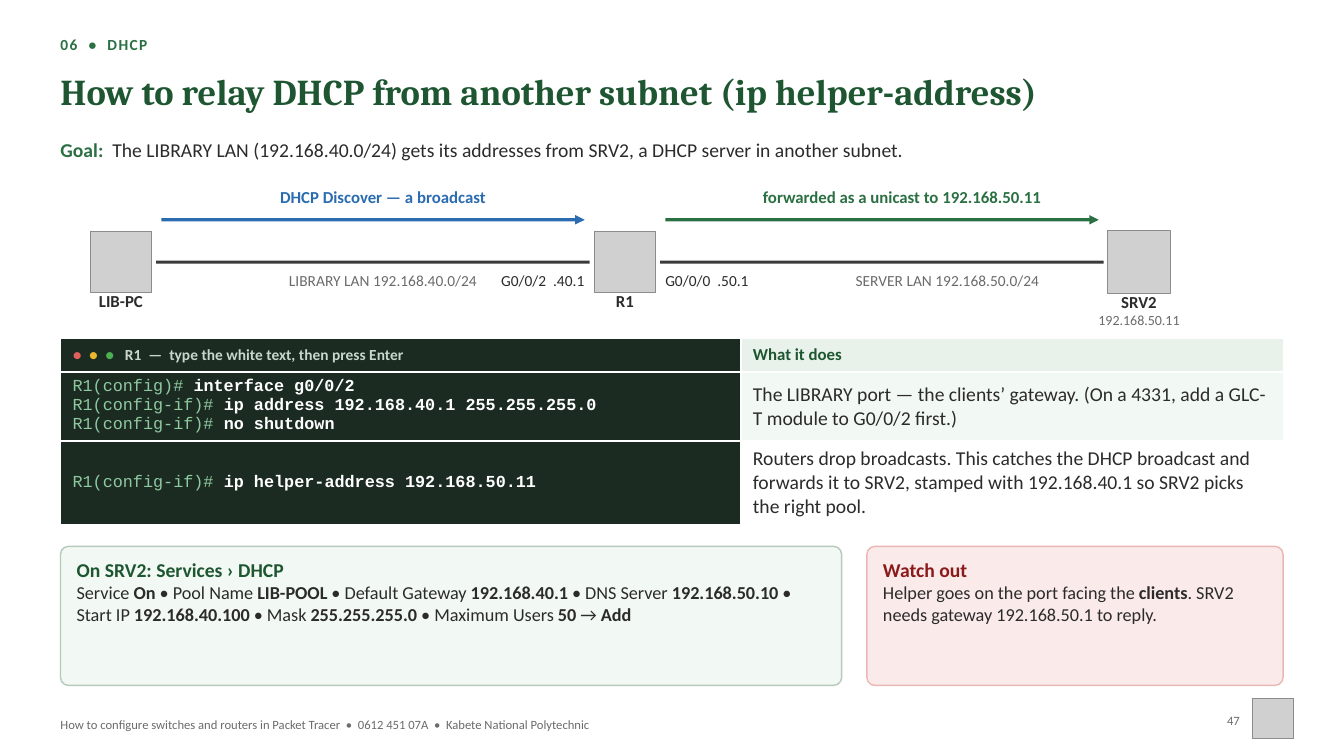
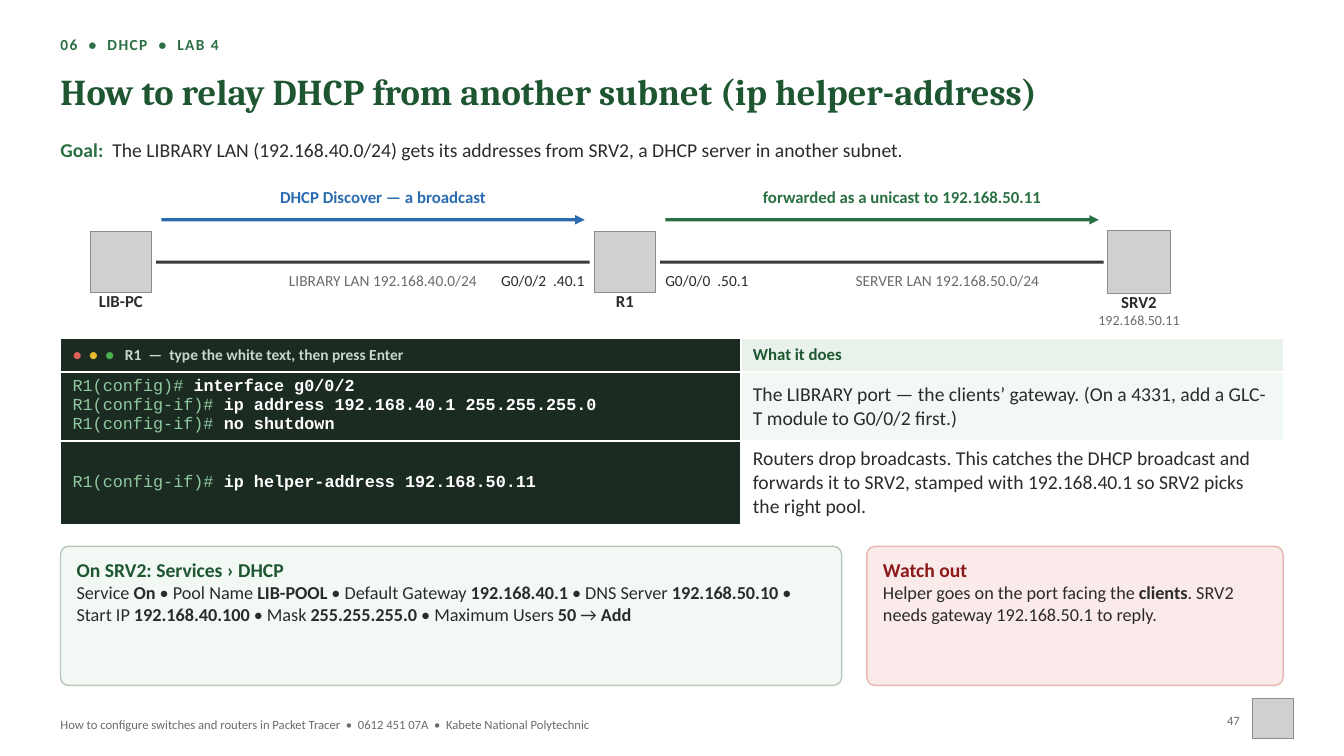
Before and after one commit to proJacob/israel, a slide deck: slide 47 of Packet_Tracer_CLI_Workbook_0612_451_07A.pptx. Drawn at 1344x756 pixels with LibreOffice and Linux fonts; fonts in the diff are those of the drawing; grey boxes stand for pictures; background and template pictures are left out. Boxes give left, top, right and bottom in pixels: in the first picture for what was removed or moved away, otherwise in the second. Text is boxed around its words. In the diff, an @@ line names an element or a change of style, - is before the commit and + after.

```diff
--- a/Packet_Tracer_CLI_Workbook_0612_451_07A.pptx
+++ b/Packet_Tracer_CLI_Workbook_0612_451_07A.pptx
@@ text at box(60, 39, 219, 50): text changed @@
-06 • DHCP
+06 • DHCP • LAB 4
```
Also in this commit, not shown: 25 other slides changed, 8 other files.
